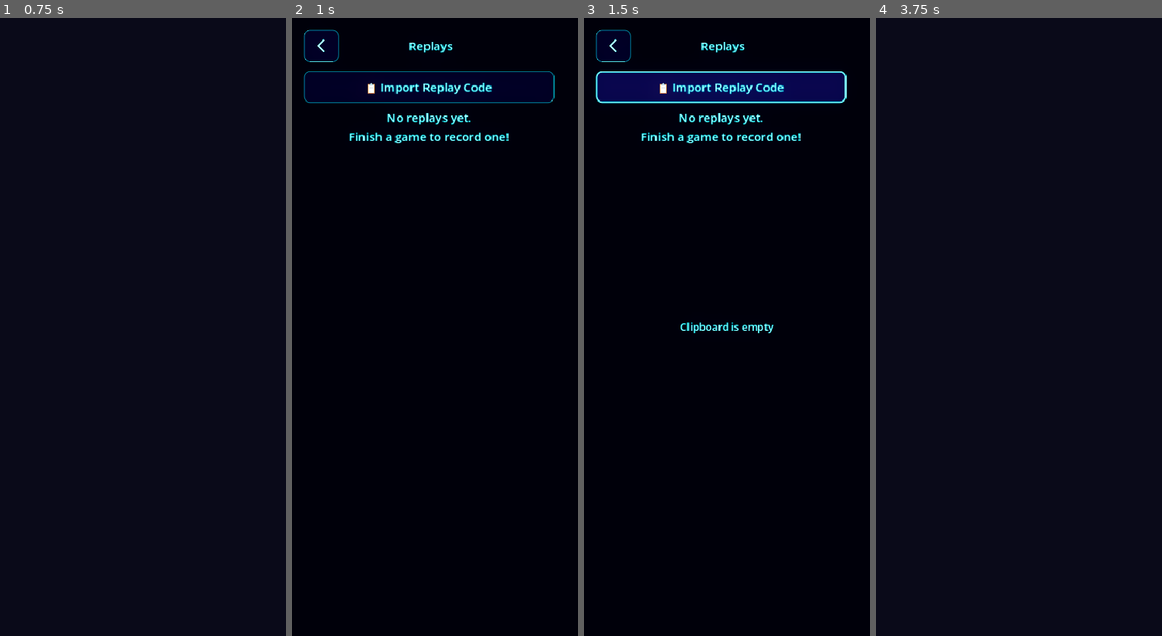
Above: before the commit, frames 1-4 (left to right).
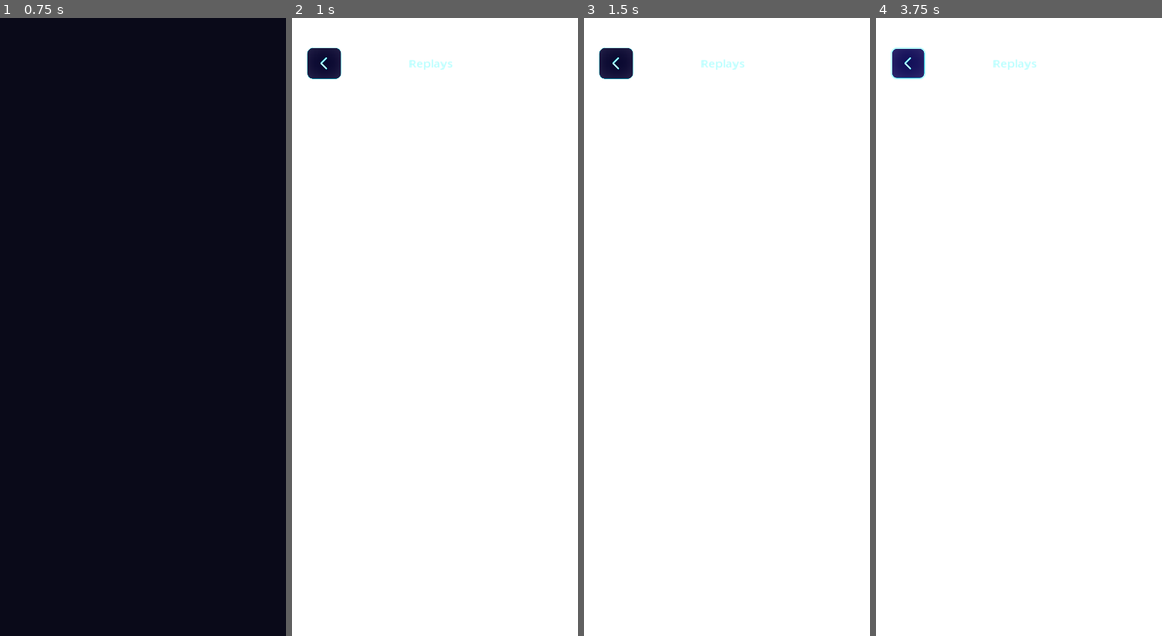
Above: after the commit, the same moments.

Repository: mchambers-mojang/sweet-vinegar-games
Game: Godot game, scene res://scenes/game_picker.tscn
The game is run twice, just before and just after one commit, with the same random seed, the same clock (stepped at 60 frames per second) and the same inputs.
Inputs (mouse positions are in pixels of both pictures, inside the frame that each line leads up to; where the layout moved, square brackets give the same spot in the first picture):
- Up to frame 1 (0.75 s): click (143, 574) at 0.5 s
- Up to frame 2 (1 s): no input
- Up to frame 3 (1.5 s): click (721, 85) at 1.25 s, where only the run before the commit has a clickable "📋 Import Replay Code"
- Up to frame 4 (3.75 s): click (1013, 85) at 2 s, where only the run before the commit has a clickable "📋 Import Replay Code"; click (1013, 85) at 2.75 s, where only the run before the commit has a clickable "📋 Import Replay Code"; click (907, 61) [904, 48] at 3.5 s

Frame 1 is identical in both runs. In frame 2, 100% of the frame differs, in the area x 0-100%, y 0-100%; in frame 3, 100%; in frame 4, 100%.
Error after the commit: Parse Error: Expected closing ")" after call arguments. (res://scripts/replays/replays_screen.gd:138)

Commit message:
feat: create Scenes registry and replace all hardcoded scene path strings
- Add scripts/scenes.gd with class_name Scenes and 20 named constants
  covering all scenes (main nav, sudoku, blockudoku, shikaku, carom)
- Replace every res://scenes/ and res://carom/scenes/ string literal in
  .gd files with the corresponding Scenes.CONSTANT reference
- Remove now-redundant CAROM_MENU_SCENE_PATH local constant from game_picker.gd
- Preserve all preload() calls as-is (require compile-time string literals)
- Do not touch addons/ or scene_transition.gd doc comment

Closes #68"

Diff:
--- a/carom/scripts/carom_match_controller.gd
+++ b/carom/scripts/carom_match_controller.gd
@@ -171,7 +171,7 @@
 
 
 func _on_menu() -> void:
-	SceneTransition.transition_to("res://scenes/carom_menu.tscn")
+	SceneTransition.transition_to(Scenes.CAROM_MENU)
 
 
 func _on_difficulty_changed(level: int) -> void:
--- a/carom/scripts/carom_menu.gd
+++ b/carom/scripts/carom_menu.gd
@@ -18,11 +18,11 @@
 
 
 func _get_menu_scene_path() -> String:
-	return "res://scenes/carom_menu.tscn"
+	return Scenes.CAROM_MENU
 
 
 func _get_game_scene_path() -> String:
-	return "res://carom/scenes/carom_arena.tscn"
+	return Scenes.CAROM_ARENA
 
 
 func _has_save_support() -> bool:
--- a/scripts/achievements/achievements_screen.gd
+++ b/scripts/achievements/achievements_screen.gd
@@ -16,7 +16,7 @@
 
 func _ready() -> void:
 	back_button.pressed.connect(func() -> void:
-		SceneTransition.transition_to("res://scenes/game_picker.tscn")
+		SceneTransition.transition_to(Scenes.GAME_PICKER)
 	)
 	_build_ui()
 	_apply_theme()
--- a/scripts/blockudoku/blockudoku_game_screen.gd
+++ b/scripts/blockudoku/blockudoku_game_screen.gd
@@ -48,7 +48,7 @@
 
 
 func _get_scene_path() -> String:
-	return "res://scenes/blockudoku_game.tscn"
+	return Scenes.BLOCKUDOKU_GAME
 
 
 func _is_initialized() -> bool:
@@ -611,8 +611,7 @@
 		if action == "menu":
 			_stop_shatter()
 			dialog.queue_free()
-			SceneTransition.transition_to("res://scenes/blockudoku_menu.tscn")
-		elif action == "bookmark":
+			SceneTransition.transition_to(Scenes.BLOCKUDOKU_MENU)
 			var success := ReplayManager.bookmark_latest_replay()
 			if success:
 				dialog.dialog_text += "\n\n✓ Replay bookmarked!"
@@ -623,7 +622,7 @@
 
 func _restart_game() -> void:
 	SceneTransition.transition_with_callback(func() -> void:
-		var game_scene: Node = load("res://scenes/blockudoku_game.tscn").instantiate()
+		var game_scene: Node = load(Scenes.BLOCKUDOKU_GAME).instantiate()
 		get_tree().root.add_child(game_scene)
 		game_scene.start_new_game()
 		queue_free()
@@ -685,7 +684,7 @@
 		})
 		AchievementManager.track_streak_broken()
 		_save_current_state()
-	SceneTransition.transition_to("res://scenes/blockudoku_menu.tscn")
+	SceneTransition.transition_to(Scenes.BLOCKUDOKU_MENU)
 
 
 func _update_score_display() -> void:
--- a/scripts/blockudoku/blockudoku_menu.gd
+++ b/scripts/blockudoku/blockudoku_menu.gd
@@ -34,15 +34,15 @@
 
 
 func _get_menu_scene_path() -> String:
-	return "res://scenes/blockudoku_menu.tscn"
+	return Scenes.BLOCKUDOKU_MENU
 
 
 func _get_game_scene_path() -> String:
-	return "res://scenes/blockudoku_game.tscn"
+	return Scenes.BLOCKUDOKU_GAME
 
 
 func _get_stats_scene_path() -> String:
-	return "res://scenes/blockudoku_stats.tscn"
+	return Scenes.BLOCKUDOKU_STATS
 
 
 func _get_help_topic() -> String:
--- a/scripts/blockudoku/blockudoku_stats_screen.gd
+++ b/scripts/blockudoku/blockudoku_stats_screen.gd
@@ -13,7 +13,7 @@
 	if margin:
 		SafeAreaManager.apply(margin)
 	back_button.pressed.connect(func() -> void:
-		SceneTransition.transition_to("res://scenes/blockudoku_menu.tscn")
+		SceneTransition.transition_to(Scenes.BLOCKUDOKU_MENU)
 	)
 	_build_stats_ui()
 	_apply_theme()
--- a/scripts/game_menu.gd
+++ b/scripts/game_menu.gd
@@ -89,14 +89,14 @@
 
 	if back_btn:
 		back_btn.pressed.connect(func() -> void:
-			SceneTransition.transition_to("res://scenes/game_picker.tscn")
+			SceneTransition.transition_to(Scenes.GAME_PICKER)
 		)
 
 	if settings_btn:
 		settings_btn.pressed.connect(func() -> void:
 			var SettingsScreen := load("res://scripts/settings_screen.gd")
 			SettingsScreen.return_scene = _get_menu_scene_path()
-			SceneTransition.transition_to("res://scenes/settings.tscn")
+			SceneTransition.transition_to(Scenes.SETTINGS)
 		)
 
 	if stats_btn and not _get_stats_scene_path().is_empty():
--- a/scripts/game_picker.gd
+++ b/scripts/game_picker.gd
@@ -16,7 +16,6 @@
 const CAROM_UNLOCK_MOUSE_TAP_COUNT := 5
 const CAROM_UNLOCK_TOUCH_WINDOW_SEC := 0.6
 const CAROM_UNLOCK_TOUCH_TAP_COUNT := 7
-const CAROM_MENU_SCENE_PATH := "res://scenes/carom_menu.tscn"
 
 var _carom_mouse_taps: Array[float] = []
 var _carom_touch_taps: Array[float] = []
@@ -24,32 +23,32 @@
 
 func _ready() -> void:
 	sudoku_button.pressed.connect(func() -> void:
-		SceneTransition.transition_to("res://scenes/main_menu.tscn")
+		SceneTransition.transition_to(Scenes.SUDOKU_MENU)
 	)
 	shikaku_button.pressed.connect(func() -> void:
-		SceneTransition.transition_to("res://scenes/shikaku_menu.tscn")
+		SceneTransition.transition_to(Scenes.SHIKAKU_MENU)
 	)
 	blockudoku_button.pressed.connect(func() -> void:
-		SceneTransition.transition_to("res://scenes/blockudoku_menu.tscn")
+		SceneTransition.transition_to(Scenes.BLOCKUDOKU_MENU)
 	)
 	if carom_button:
 		carom_button.visible = false
 		carom_button.pressed.connect(func() -> void:
-			if ResourceLoader.exists(CAROM_MENU_SCENE_PATH):
-				SceneTransition.transition_to(CAROM_MENU_SCENE_PATH)
+			if ResourceLoader.exists(Scenes.CAROM_MENU):
+				SceneTransition.transition_to(Scenes.CAROM_MENU)
 			else:
-				push_warning("Carom menu scene is missing: %s" % CAROM_MENU_SCENE_PATH)
+				push_warning("Carom menu scene is missing: %s" % Scenes.CAROM_MENU)
 		)
 	settings_button.pressed.connect(func() -> void:
 		var SettingsScreen := load("res://scripts/settings_screen.gd")
-		SettingsScreen.return_scene = "res://scenes/game_picker.tscn"
-		SceneTransition.transition_to("res://scenes/settings.tscn")
+		SettingsScreen.return_scene = Scenes.GAME_PICKER
+		SceneTransition.transition_to(Scenes.SETTINGS)
 	)
 	achievements_button.pressed.connect(func() -> void:
-		SceneTransition.transition_to("res://scenes/achievements.tscn")
+		SceneTransition.transition_to(Scenes.ACHIEVEMENTS)
 	)
 	replays_button.pressed.connect(func() -> void:
-		SceneTransition.transition_to("res://scenes/replays.tscn")
+		SceneTransition.transition_to(Scenes.REPLAYS)
 	)
 	# Hidden debug trigger: 7 rapid taps on the title area
 	title_label.mouse_filter = Control.MOUSE_FILTER_STOP
--- a/scripts/game_screen.gd
+++ b/scripts/game_screen.gd
@@ -242,7 +242,7 @@
 func _on_settings_pressed() -> void:
 	var SettingsScreen := load("res://scripts/settings_screen.gd")
 	SettingsScreen.return_scene = _get_scene_path()
-	SceneTransition.transition_to("res://scenes/settings.tscn")
+	SceneTransition.transition_to(Scenes.SETTINGS)
 
 
 func navigate_to_menu(menu_scene: String) -> void:
--- a/scripts/replays/replay_player.gd
+++ b/scripts/replays/replay_player.gd
@@ -34,7 +34,7 @@
 	if margin:
 		SafeAreaManager.apply(margin)
 	back_button.pressed.connect(func() -> void:
-		SceneTransition.transition_to("res://scenes/replays.tscn")
+		SceneTransition.transition_to(Scenes.REPLAYS)
 	)
 	play_button.pressed.connect(_toggle_play)
 	speed_button.pressed.connect(_cycle_speed)
--- a/scripts/replays/replays_screen.gd
+++ b/scripts/replays/replays_screen.gd
@@ -11,7 +11,7 @@
 	if margin:
 		SafeAreaManager.apply(margin)
 	back_button.pressed.connect(func() -> void:
-		SceneTransition.transition_to("res://scenes/game_picker.tscn")
+		SceneTransition.transition_to(Scenes.GAME_PICKER)
 	)
 	_build_ui()
 	_apply_theme()
@@ -132,9 +132,7 @@
 		play_btn.pressed.connect(func() -> void:
 			var full_replay := ReplayManager.get_replay_by_id(replay_id)
 			ReplayManager.set_pending_playback(full_replay)
-			SceneTransition.transition_to("res://scenes/replay_viewer.tscn")
-		)
-		btn_row.add_child(play_btn)
+			SceneTransition.transition_to(Scenes.REPLAY_VIEWER)
 
 	# Share button
 	var share_btn := Button.new()
@@ -195,7 +193,7 @@
 		_show_toast("Unknown game mode: %s" % game_mode)
 		return
 	ReplayManager.set_pending_playback(replay)
-	SceneTransition.transition_to("res://scenes/replay_viewer.tscn")
+	SceneTransition.transition_to(Scenes.REPLAY_VIEWER)
 
 
 func _show_toast(message: String) -> void:
--- /dev/null
+++ b/scripts/scenes.gd
@@ -0,0 +1,30 @@
+class_name Scenes
+
+# Main navigation
+const GAME_PICKER := "res://scenes/game_picker.tscn"
+const SETTINGS := "res://scenes/settings.tscn"
+const ACHIEVEMENTS := "res://scenes/achievements.tscn"
+const REPLAYS := "res://scenes/replays.tscn"
+const REPLAY_VIEWER := "res://scenes/replay_viewer.tscn"
+
+# Sudoku
+const SUDOKU_MENU := "res://scenes/main_menu.tscn"
+const SUDOKU_GAME := "res://scenes/game.tscn"
+const SUDOKU_STATS := "res://scenes/stats.tscn"
+
+# Blockudoku
+const BLOCKUDOKU_MENU := "res://scenes/blockudoku_menu.tscn"
+const BLOCKUDOKU_GAME := "res://scenes/blockudoku_game.tscn"
+const BLOCKUDOKU_STATS := "res://scenes/blockudoku_stats.tscn"
+
+# Shikaku
+const SHIKAKU_MENU := "res://scenes/shikaku_menu.tscn"
+const SHIKAKU_GAME := "res://scenes/shikaku_game.tscn"
+const SHIKAKU_STATS := "res://scenes/shikaku_stats.tscn"
+
+# Carom
+const CAROM_MENU := "res://scenes/carom_menu.tscn"
+const CAROM_ARENA := "res://carom/scenes/carom_arena.tscn"
+const CAROM_TURRET := "res://carom/scenes/carom_turret.tscn"
+const CAROM_PUCK := "res://carom/scenes/carom_puck.tscn"
+const CAROM_PROJECTILE := "res://carom/scenes/carom_projectile.tscn"
--- a/scripts/settings_screen.gd
+++ b/scripts/settings_screen.gd
@@ -2,7 +2,7 @@
 
 ## Settings screen
 
-static var return_scene: String = "res://scenes/main_menu.tscn"
+static var return_scene: String = Scenes.SUDOKU_MENU
 
 @onready var back_button: Button = %BackButton
 @onready var settings_list: VBoxContainer = %SettingsList
@@ -25,7 +25,7 @@
 	for child in settings_list.get_children():
 		child.queue_free()
 
-	var is_sudoku := return_scene in ["res://scenes/main_menu.tscn", "res://scenes/game.tscn"]
+	var is_sudoku := return_scene in [Scenes.SUDOKU_MENU, Scenes.SUDOKU_GAME]
 
 	# --- Sudoku-specific settings ---
 	if is_sudoku:
@@ -63,7 +63,7 @@
 
 		_add_separator()
 
-	var is_blockudoku := return_scene in ["res://scenes/blockudoku_menu.tscn", "res://scenes/blockudoku_game.tscn"]
+	var is_blockudoku := return_scene in [Scenes.BLOCKUDOKU_MENU, Scenes.BLOCKUDOKU_GAME]
 
 	# --- Blockudoku-specific settings ---
 	if is_blockudoku:
--- a/scripts/shikaku/shikaku_game_screen.gd
+++ b/scripts/shikaku/shikaku_game_screen.gd
@@ -44,7 +44,7 @@
 
 
 func _get_scene_path() -> String:
-	return "res://scenes/shikaku_game.tscn"
+	return Scenes.SHIKAKU_GAME
 
 
 func _is_initialized() -> bool:
@@ -356,7 +356,7 @@
 	if not is_completed:
 		AchievementManager.track_streak_broken()
 	_save_current_state()
-	SceneTransition.transition_to("res://scenes/shikaku_menu.tscn")
+	SceneTransition.transition_to(Scenes.SHIKAKU_MENU)
 
 
 func _check_completion() -> void:
@@ -445,8 +445,7 @@
 	dialog.custom_action.connect(func(action: StringName) -> void:
 		if action == "menu":
 			dialog.queue_free()
-			SceneTransition.transition_to("res://scenes/shikaku_menu.tscn")
-		elif action == "bookmark":
+			SceneTransition.transition_to(Scenes.SHIKAKU_MENU)
 			var success := ReplayManager.bookmark_latest_replay()
 			if success:
 				dialog.dialog_text += "\n\n✓ Replay bookmarked!"
@@ -459,7 +458,7 @@
 	var w := grid_width
 	var h := grid_height
 	SceneTransition.transition_with_callback(func() -> void:
-		var game_scene: Node = load("res://scenes/shikaku_game.tscn").instantiate()
+		var game_scene: Node = load(Scenes.SHIKAKU_GAME).instantiate()
 		get_tree().root.add_child(game_scene)
 		game_scene.start_new_game(w, h)
 		queue_free()
--- a/scripts/shikaku/shikaku_menu.gd
+++ b/scripts/shikaku/shikaku_menu.gd
@@ -26,15 +26,15 @@
 
 
 func _get_menu_scene_path() -> String:
-	return "res://scenes/shikaku_menu.tscn"
+	return Scenes.SHIKAKU_MENU
 
 
 func _get_game_scene_path() -> String:
-	return "res://scenes/shikaku_game.tscn"
+	return Scenes.SHIKAKU_GAME
 
 
 func _get_stats_scene_path() -> String:
-	return "res://scenes/shikaku_stats.tscn"
+	return Scenes.SHIKAKU_STATS
 
 
 func _get_help_topic() -> String:
--- a/scripts/shikaku/shikaku_stats_screen.gd
+++ b/scripts/shikaku/shikaku_stats_screen.gd
@@ -14,7 +14,7 @@
 	if margin:
 		SafeAreaManager.apply(margin)
 	back_button.pressed.connect(func() -> void:
-		SceneTransition.transition_to("res://scenes/shikaku_menu.tscn")
+		SceneTransition.transition_to(Scenes.SHIKAKU_MENU)
 	)
 	_build_stats_ui()
 	_apply_theme()
--- a/scripts/sudoku/sudoku_game_screen.gd
+++ b/scripts/sudoku/sudoku_game_screen.gd
@@ -84,7 +84,7 @@
 
 
 func _get_scene_path() -> String:
-	return "res://scenes/game.tscn"
+	return Scenes.SUDOKU_GAME
 
 
 func _is_initialized() -> bool:
@@ -654,7 +654,7 @@
 	if not is_completed:
 		AchievementManager.track_streak_broken()
 	_save_current_state()
-	SceneTransition.transition_to("res://scenes/main_menu.tscn")
+	SceneTransition.transition_to(Scenes.SUDOKU_MENU)
 
 
 func _on_undo_pressed() -> void:
@@ -972,7 +972,7 @@
 				"strikes": strikes,
 			})
 			dialog.queue_free()
-			SceneTransition.transition_to("res://scenes/main_menu.tscn")
+			SceneTransition.transition_to(Scenes.SUDOKU_MENU)
 	)
 
 
@@ -996,7 +996,7 @@
 	dialog.custom_action.connect(func(action: StringName) -> void:
 		if action == "menu":
 			dialog.queue_free()
-			SceneTransition.transition_to("res://scenes/main_menu.tscn")
+			SceneTransition.transition_to(Scenes.SUDOKU_MENU)
 		elif action == "bookmark":
 			var success := ReplayManager.bookmark_latest_replay()
 			if success:
@@ -1009,7 +1009,7 @@
 func _restart_same_game() -> void:
 	var diff := difficulty
 	SceneTransition.transition_with_callback(func() -> void:
-		var game_scene: Node = load("res://scenes/game.tscn").instantiate()
+		var game_scene: Node = load(Scenes.SUDOKU_GAME).instantiate()
 		get_tree().root.add_child(game_scene)
 		game_scene.start_new_game(diff)
 		queue_free()
--- a/scripts/sudoku/sudoku_main_menu.gd
+++ b/scripts/sudoku/sudoku_main_menu.gd
@@ -26,15 +26,15 @@
 
 
 func _get_menu_scene_path() -> String:
-	return "res://scenes/main_menu.tscn"
+	return Scenes.SUDOKU_MENU
 
 
 func _get_game_scene_path() -> String:
-	return "res://scenes/game.tscn"
+	return Scenes.SUDOKU_GAME
 
 
 func _get_stats_scene_path() -> String:
-	return "res://scenes/stats.tscn"
+	return Scenes.SUDOKU_STATS
 
 
 func _get_help_topic() -> String:
--- a/scripts/sudoku/sudoku_stats_screen.gd
+++ b/scripts/sudoku/sudoku_stats_screen.gd
@@ -13,7 +13,7 @@
 	if margin:
 		SafeAreaManager.apply(margin)
 	back_button.pressed.connect(func() -> void:
-		SceneTransition.transition_to("res://scenes/main_menu.tscn")
+		SceneTransition.transition_to(Scenes.SUDOKU_MENU)
 	)
 	_build_stats_ui()
 	_apply_theme()
